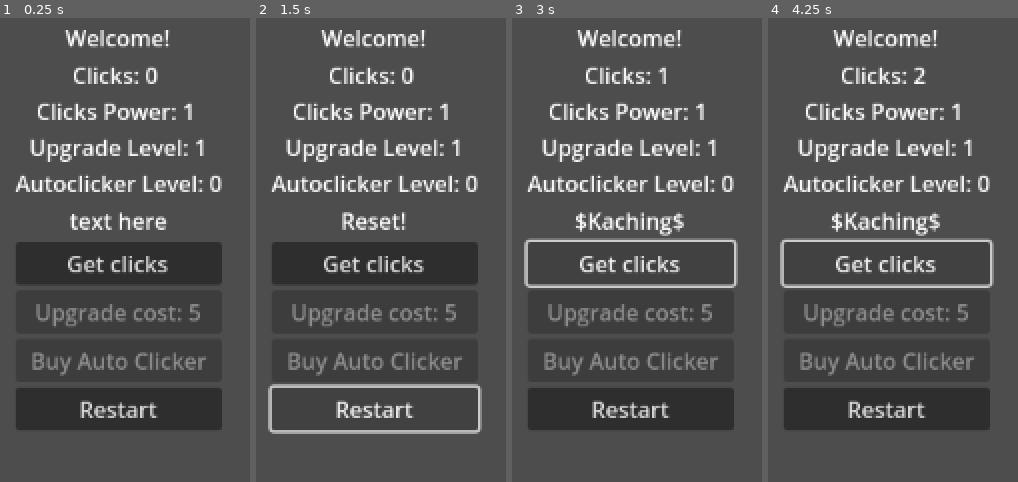
Above: before the commit, frames 1-4 (left to right).
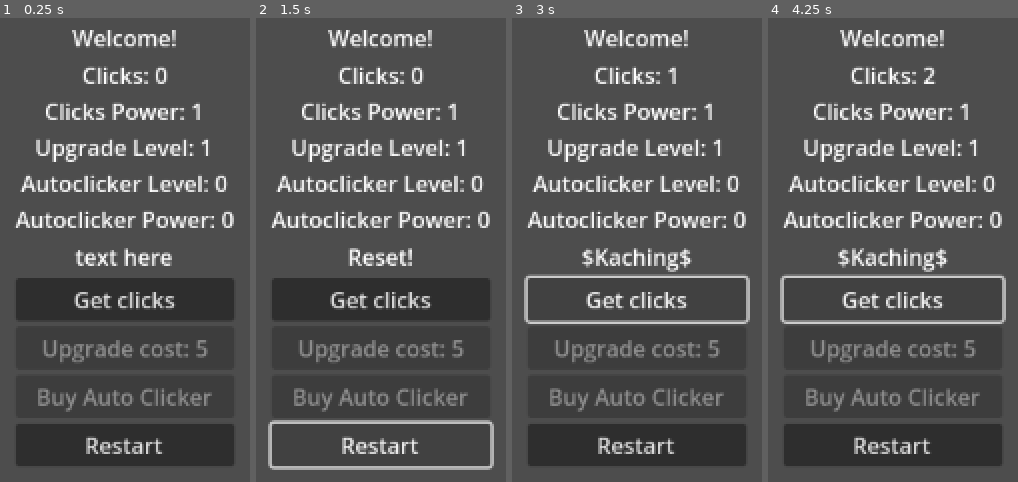
Above: after the commit, the same moments.

Repository: fehudma/godot_projects
Game: Godot game, scene res://Scenes/main.tscn
Same seed, same stepped clock (60 frames per second), same inputs: the game is played once before the commit and once after it.
Inputs:
- Up to frame 1 (0.25 s): no input
- Up to frame 2 (1.5 s): click "Restart" at 0.5 s; click "Restart" at 1.25 s
- Up to frame 3 (3 s): click "Restart" at 2 s; click "Get clicks" at 2.75 s
- Up to frame 4 (4.25 s): click "Get clicks" at 3.5 s

The runs differ from the first frame. In frame 1, 29% of the frame differs, in the area x 6-94%, y 2-97%; in frame 2, 26%; in frame 3, 27%; in frame 4, 27%.

Commit message:
reset button will reset autoclicker data

Diff:
--- a/Scripts/main.gd
+++ b/Scripts/main.gd
@@ -8,6 +8,7 @@
 const STARTING_PASSIVE_CLICKS_PER_TICK = 0
 const STARTING_AUTOCLICKER_COST = 5
 const STARTING_AUTOCLICKER_LEVEL = 0
+const STARTING_AUTOCLICKER_POWER = 0
 const AUTO_CLICKER_LEVEL_INCREASE = 1
 const PASSIVE_CLICKS_PER_TICK_INCREASE = 1
 const AUTOCLICKER_COST_INCREASE = 5
@@ -19,6 +20,7 @@
 var passive_clicks_per_tick: int = STARTING_PASSIVE_CLICKS_PER_TICK
 var autoclicker_cost: int = STARTING_AUTOCLICKER_COST
 var autoclicker_level: int = STARTING_AUTOCLICKER_LEVEL
+var autoclicker_power: int = STARTING_AUTOCLICKER_POWER
 #===================Node References
 @onready var label_title: Label = $VBoxContainer/LabelTitle
 @onready var label_status: Label = $VBoxContainer/LabelStatus
@@ -35,7 +37,9 @@
 	upgrade_button_text()
 	autoclicker_refresh()
 
+
 func autoclicker_refresh():
+
 	if clicks >= autoclicker_cost:
 		button_auto_clicker.disabled = false
 	else:
@@ -44,7 +48,13 @@
 #===================Functions
 func status_update():
 	#update label_status.text
-	label_status.text = "Clicks: " + str(clicks) + " " + "\nClicks Power: " + str(clicks_earned) + " " + "\nUpgrade Level: "+ str(upgrade_level) + "\nAutoclicker Level: "+ str(autoclicker_level)
+	label_status.text = (
+	"Clicks: " + str(clicks)
+	+ "\nClicks Power: " + str(clicks_earned)
+	+ "\nUpgrade Level: " + str(upgrade_level)
+	+ "\nAutoclicker Level: " + str(autoclicker_level)
+	+ "\nAutoclicker Power: " + str(autoclicker_power)
+)
 
 func upgrade_button_text():
 	button_upgrade.text = "Upgrade cost: " + str(upgrade_cost)
@@ -93,13 +103,23 @@
 	autoclicker_level += AUTO_CLICKER_LEVEL_INCREASE
 	passive_clicks_per_tick += PASSIVE_CLICKS_PER_TICK_INCREASE
 	autoclicker_cost += AUTOCLICKER_COST_INCREASE
+	autoclicker_power += autoclicker_power
 	button_auto_clicker.text = "Autoclicker cost: " + str(autoclicker_cost)
 	update_ui()
 
 func _on_button_restart_pressed() -> void:
+	#clicks
 	clicks = CLICKS_START
 	clicks_earned = CLICKS_EARNED_START
+	#clicks upgrade
 	upgrade_level = UPGRADE_LEVEL_START
 	upgrade_cost = UPGRADE_COST_START
+	#autoclicker
+	passive_income_timer.stop()
+	passive_clicks_per_tick = STARTING_PASSIVE_CLICKS_PER_TICK
+	autoclicker_cost = STARTING_AUTOCLICKER_COST
+	autoclicker_level = STARTING_AUTOCLICKER_LEVEL
+	autoclicker_power = STARTING_AUTOCLICKER_POWER
+
 	label_message.text = "Reset!"
 	update_ui()
